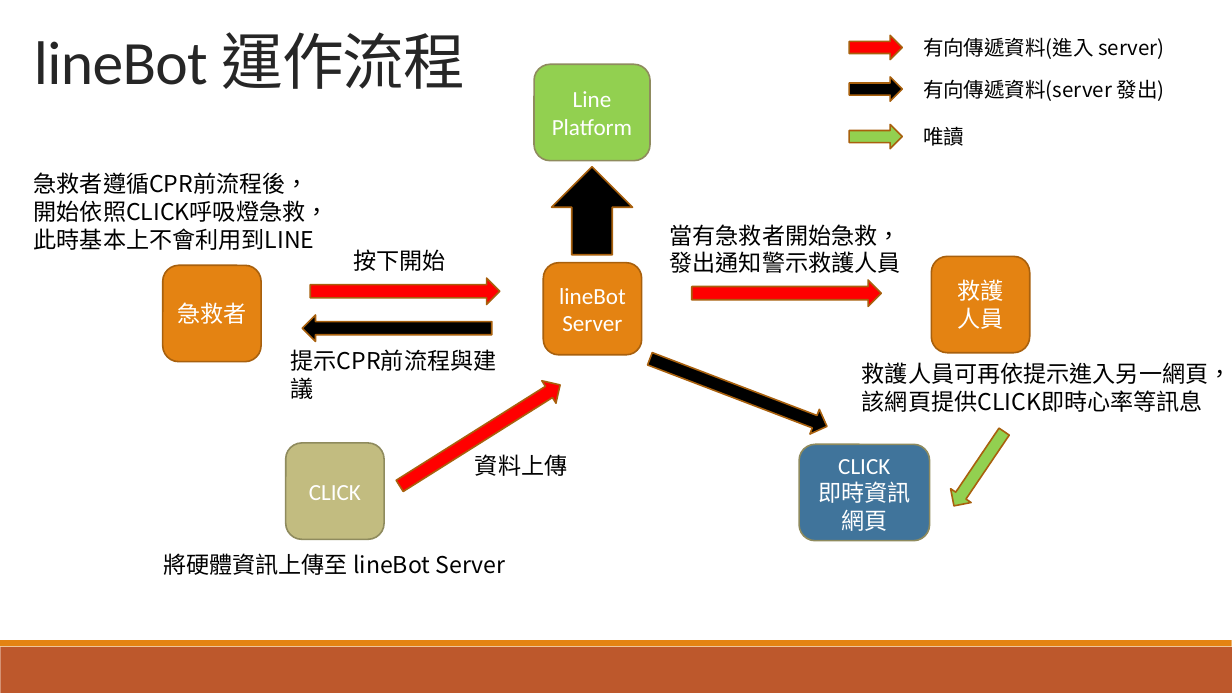
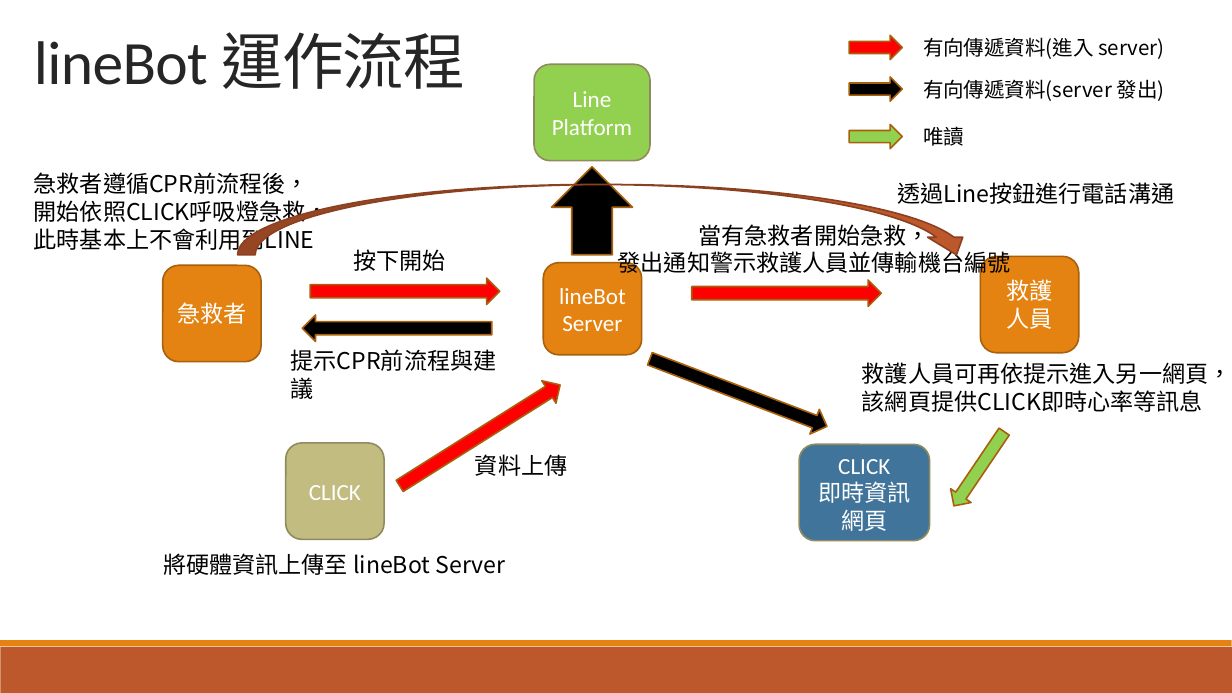
Before and after one commit to jimmylin0979/CLICK, a slide deck: slide 2 of lineBot-workingFlow.pptx. Drawn at 1232x693 pixels with LibreOffice and Linux fonts; fonts in the diff are those of the drawing. Boxes give left, top, right and bottom in pixels: in the first picture for what was removed or moved away, otherwise in the second. Text is boxed around its words. In the diff, an @@ line names an element or a change of style, - is before the commit and + after.

```diff
--- a/lineBot-workingFlow.pptx
+++ b/lineBot-workingFlow.pptx
@@ curved down arrow added at <box>238,185,974,255</box>, fill #BD582C, outline #8C4121 1.25 pt @@
@@ text added at <box>897,182,1174,204</box>, 18 pt, text #000000 @@
+透過Line按鈕進行電話溝通
@@ text "當有急救者開始急救，": place and size @@
-text "當有急救者開始急救，" at <box>670,224,901,273</box>
+text "當有急救者開始急救，" at <box>618,220,1011,277</box>
@@ text at <box>699,220,930,246</box>: alignment left to centre @@
@@ text at <box>618,248,1011,277</box>: text changed @@
-發出通知警示救護人員
+發出通知警示救護人員並傳輸機台編號
@@ rounded rectangle "救護": place and size @@
-rounded rectangle "救護" at <box>932,256,1030,352</box>
+rounded rectangle "救護" at <box>981,256,1079,352</box>
```
Also in this commit, not shown: 2 other files.
